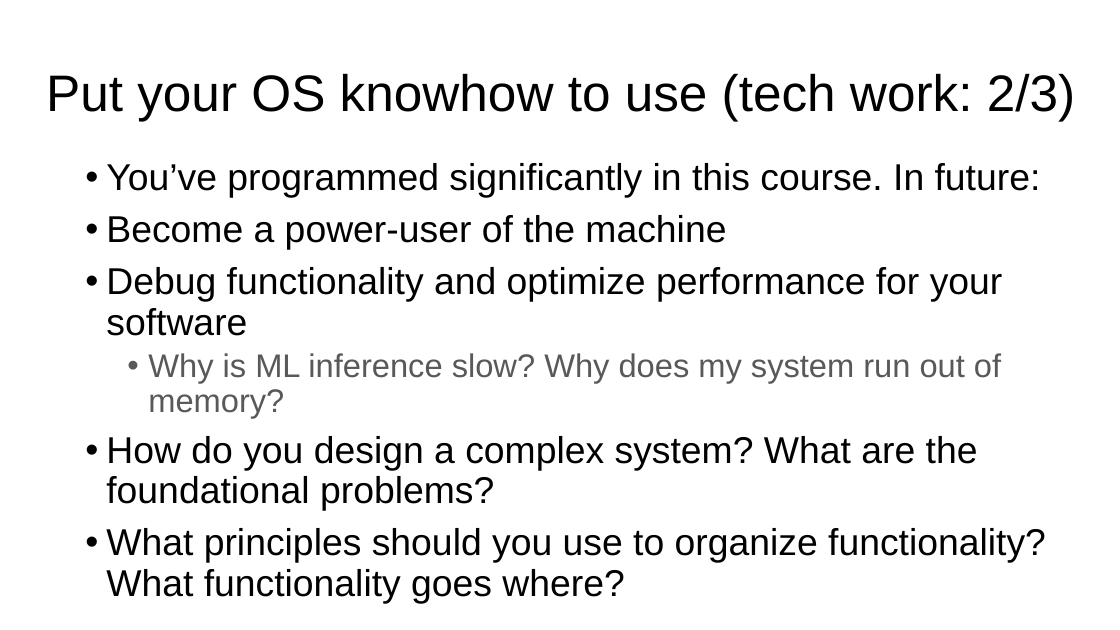
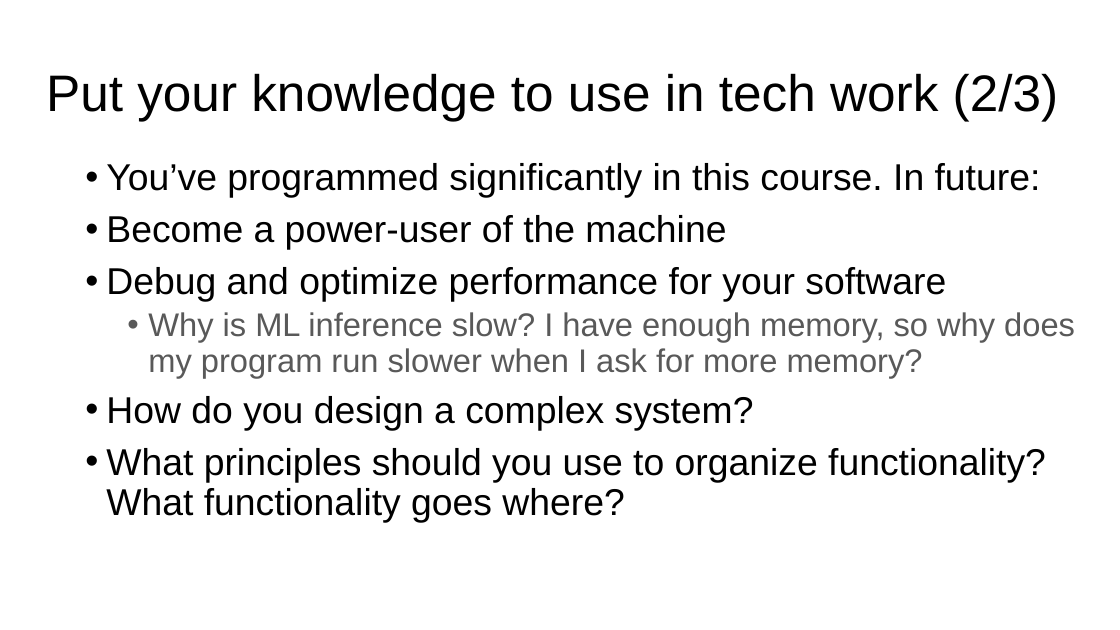
Before and after one commit to ngsrinivas/coursegen, a slide deck: slide 75 of ex/416-F23/staging/416-F23/lectures/13-crash-consistency.pptx (slide 76 before the commit). Drawn at 1120x630 pixels with LibreOffice and Linux fonts; fonts in the diff are those of the drawing. Boxes give left, top, right and bottom in pixels: in the first picture for what was removed or moved away, otherwise in the second. Text is boxed around its words. In the diff, an @@ line names an element or a change of style, - is before the commit and + after.

```diff
--- a/ex/416-F23/staging/416-F23/lectures/13-crash-consistency.pptx
+++ b/ex/416-F23/staging/416-F23/lectures/13-crash-consistency.pptx
@@ title at box(46, 73, 1058, 121): text changed @@
-Put your OS knowhow to use (tech work: 2/3)
+Put your knowledge to use in tech work (2/3)
@@ text at box(106, 267, 1075, 430): text changed; size 32 to 28 pt; text colour #000000 to #595959 @@
-• Debug functionality and optimize performance for your software
-  • Why is ML inference slow? Why does my system run out of memory?
-• How do you design a complex system? What are the foundational problems?
+• Debug and optimize performance for your software
+  • Why is ML inference slow? I have enough memory, so why does my program run slower when I ask for more memory?
+• How do you design a complex system?
```
Also in this commit, not shown: 28 other slides changed, 1 slide removed, 1 other file.
